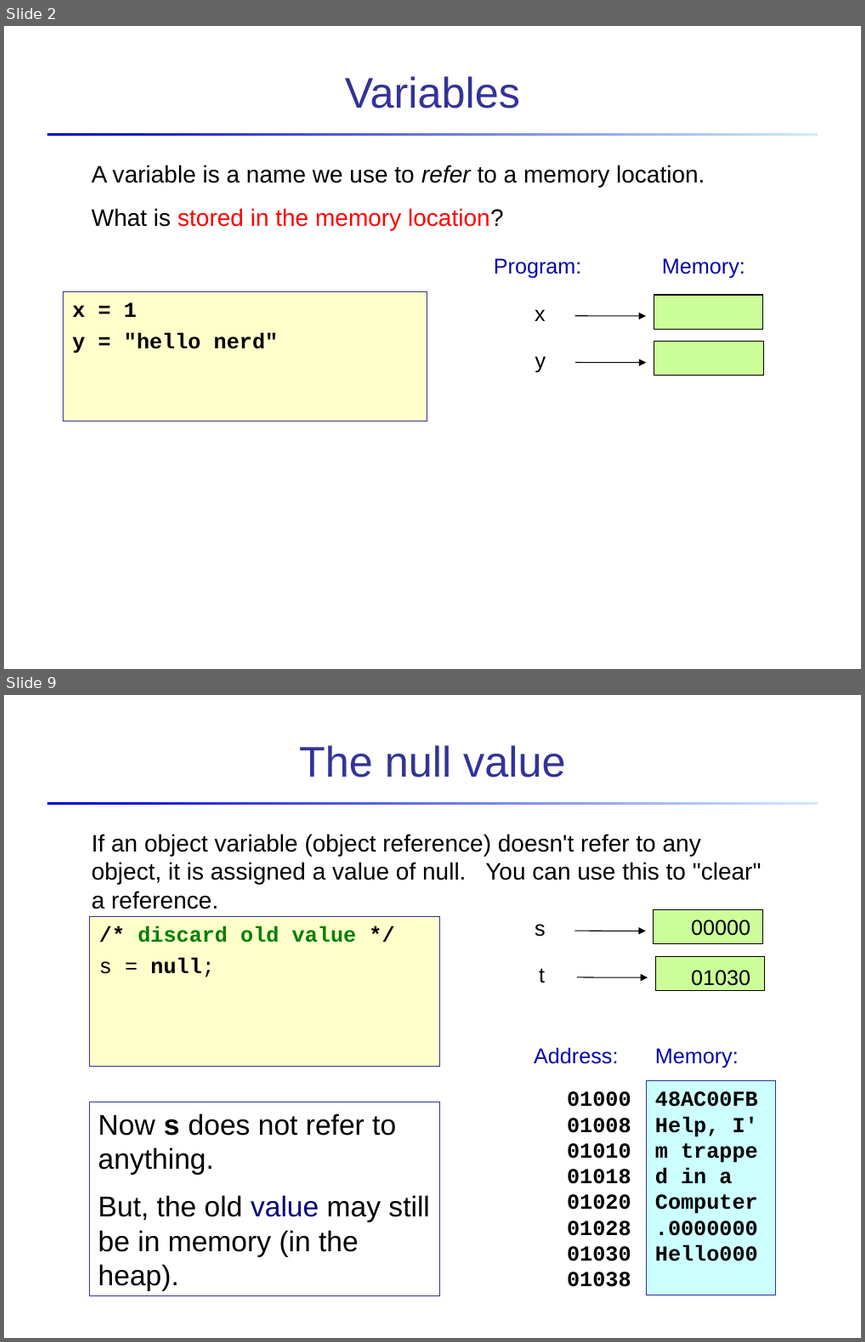
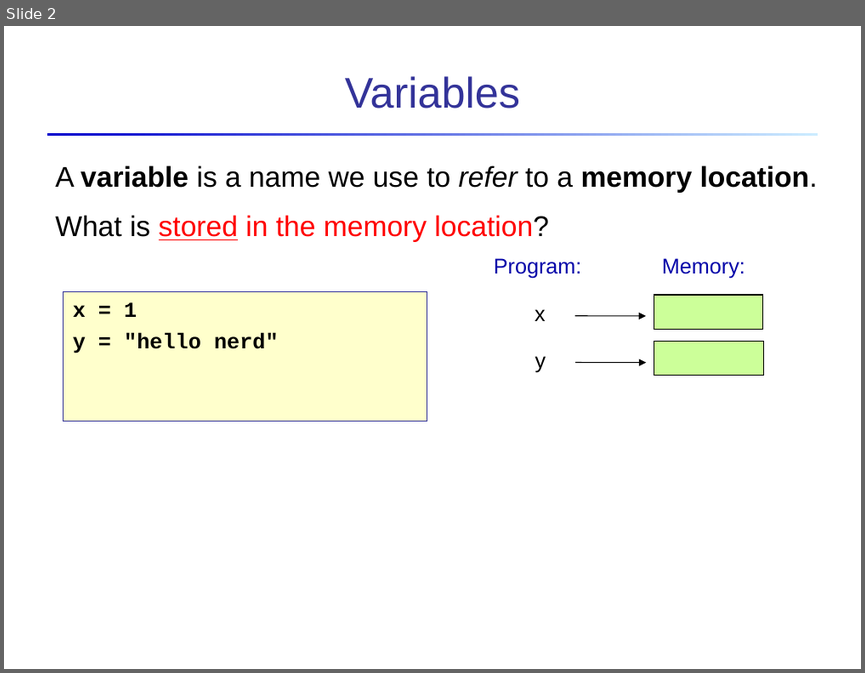
Before and after one commit to cpske/Prog2, a slide deck: oop/Object-References.ppt. Shown one above the other, each under a label of ours: slides 2 and 9 before the commit, slide 2 after it; the slides between them are not shown. The pictures are 865x1342 and 865x673 pixels, drawn with LibreOffice and Linux fonts; fonts in the diff are those of the drawing. Boxes give left, top, right and bottom in pixels: in the first picture for what was removed or moved away, otherwise in the second. Text is boxed around its words. In the diff, an @@ line names an element or a change of style, - is before the commit and + after.

```diff
--- a/oop/Object-References.ppt
+++ b/oop/Object-References.ppt
@@ slide 9 removed at <box>4,695,861,1338</box>, background #FFFFFF; not listed: 1 template element that a slide beside it also shows @@
@@ title removed at <box>299,745,565,777</box> @@
-The null value
@@ text removed at <box>92,834,761,909</box> @@
-If an object variable (object reference) doesn't refer to any object, it is assigned a value of null. You can use this to "clear" a reference.
@@ rectangle removed at <box>90,916,439,1066</box> @@
-/* discard old value */
-s = null;
@@ text removed at <box>534,924,545,936</box> @@
-s
@@ rectangle removed at <box>653,910,763,944</box> @@
@@ text removed at <box>691,919,750,936</box> @@
-00000
@@ arrow removed from (575, 930) to (646, 930) @@
@@ text removed at <box>539,968,545,983</box> @@
-t
@@ rectangle removed at <box>655,956,765,991</box> @@
@@ text removed at <box>691,970,750,986</box> @@
-01030
@@ arrow removed from (577, 977) to (647, 978) @@
@@ text removed at <box>534,1047,618,1064</box> @@
-Address:
@@ text removed at <box>655,1048,738,1068</box> @@
-Memory:
@@ rectangle removed at <box>90,1102,439,1296</box> @@
-Now s does not refer to anything.
-But, the old value may still be in memory (in the heap).
@@ text removed at <box>567,1091,631,1287</box> @@
-01000
-01008
-01010
-01018
-01020
-01028
-01030
-01038
@@ rectangle removed at <box>647,1081,775,1295</box> @@
-48AC00FB
-Help, I'
-m trappe
-d in a Computer
-.0000000
-Hello000
@@ slide 2 changed as well @@
@@ text "A variable is a name ...": place and size @@
-text "A variable is a name ..." at <box>92,165,704,230</box>
+text "A variable is a name ..." at <box>55,165,817,242</box>
@@ text "A variable is a name ..." at <box>55,165,817,242</box>: size 20 to 24 pt; bold on in "variable memory location."; underline on in "stored" @@
```
Also in this commit, not shown: 4 other slides changed, 12 slides added, 7 other slides removed, 9 other files.
